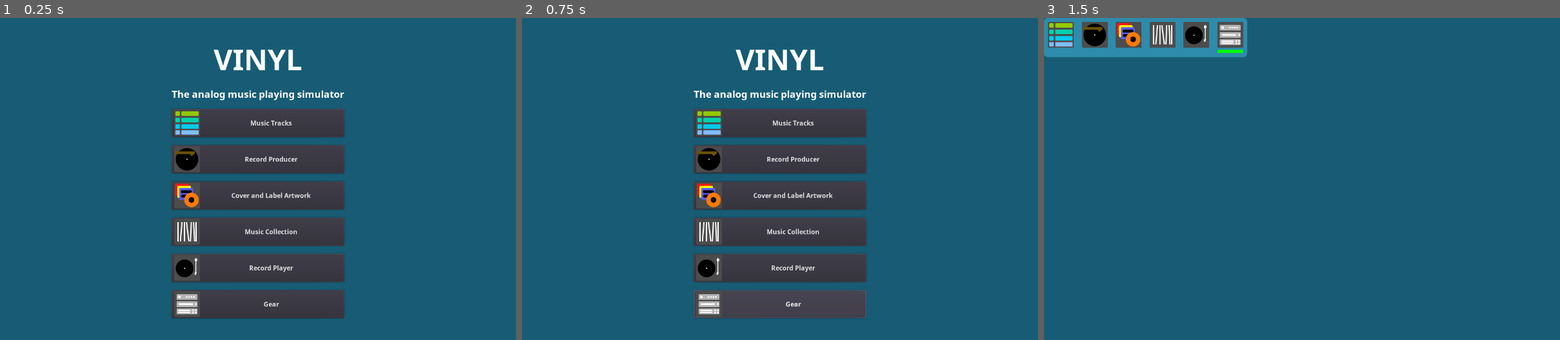
Above: before the commit, frames 1-3 (left to right).
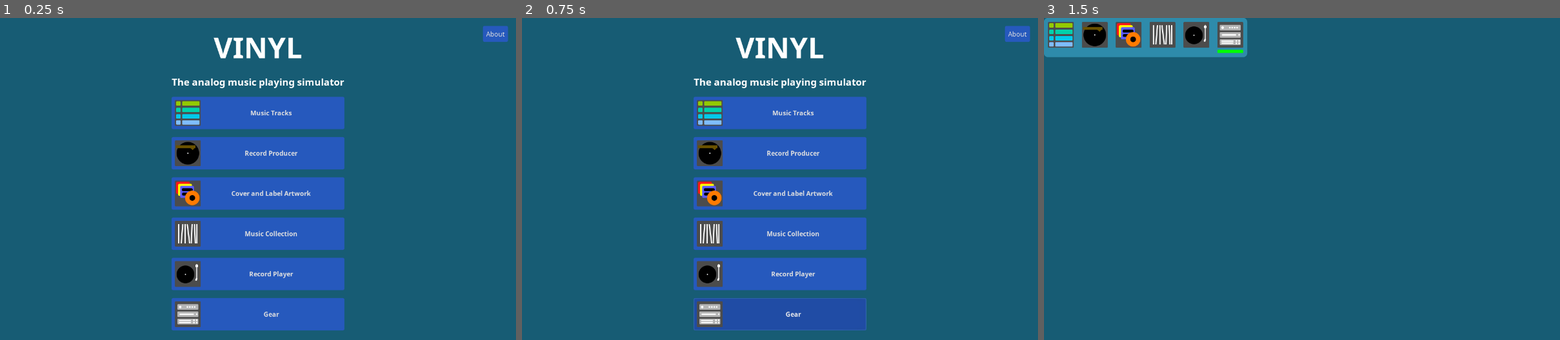
Above: after the commit, the same moments.

Repository: andrew-wilkes/vinyl
Game: Godot game, scene res://scenes/Main.tscn
Same seed, same stepped clock (60 frames per second), same inputs: the game is played once before the commit and once after it.
Inputs (mouse positions are in pixels of both pictures, inside the frame that each line leads up to):
- Up to frame 1 (0.25 s): no input
- Up to frame 2 (0.75 s): click "Gear" at 0.5 s
- Up to frame 3 (1.5 s): click (1229, 34) at 1.25 s

The runs differ from the first frame. In frame 1, 24% of the frame differs, in the area x 33-99%, y 2-97%; in frame 2, 24%; in frame 3, nothing differs.

Commit message:
Add about popup

Diff:
--- a/src/scenes/Main.gd
+++ b/src/scenes/Main.gd
@@ -22,3 +22,7 @@
 
 func _on_Gear_pressed():
 	$c/Fader.fade_out("Gear")
+
+
+func _on_About_pressed():
+	$c2/AboutDialog.popup_centered()
--- a/src/scenes/Main.tscn
+++ b/src/scenes/Main.tscn
@@ -11,6 +11,7 @@
 [ext_resource path="res://assets/player-button.png" type="Texture" id=9]
 [ext_resource path="res://assets/heading1.tres" type="DynamicFont" id=10]
 [ext_resource path="res://scenes/Fader.tscn" type="PackedScene" id=11]
+[ext_resource path="res://assets/UI.theme" type="Theme" id=12]
 
 [sub_resource type="DynamicFont" id=1]
 size = 72
@@ -19,6 +20,7 @@
 [node name="Main" type="Control"]
 anchor_right = 1.0
 anchor_bottom = 1.0
+theme = ExtResource( 12 )
 script = ExtResource( 2 )
 
 [node name="C" type="CenterContainer" parent="."]
@@ -29,9 +31,9 @@
 
 [node name="VB" type="VBoxContainer" parent="C"]
 margin_left = 426.0
-margin_top = 53.0
+margin_top = 23.0
 margin_right = 854.0
-margin_bottom = 746.0
+margin_bottom = 776.0
 custom_constants/separation = 20
 
 [node name="Label" type="Label" parent="C/VB"]
@@ -51,50 +53,152 @@
 [node name="Tracks" type="Button" parent="C/VB"]
 margin_top = 173.0
 margin_right = 428.0
-margin_bottom = 243.0
+margin_bottom = 253.0
 custom_fonts/font = ExtResource( 8 )
 text = "Music Tracks"
 icon = ExtResource( 6 )
 
 [node name="Producer" type="Button" parent="C/VB"]
-margin_top = 263.0
-margin_right = 428.0
-margin_bottom = 333.0
+margin_top = 273.0
+margin_right = 428.0
+margin_bottom = 353.0
 custom_fonts/font = ExtResource( 8 )
 text = "Record Producer"
 icon = ExtResource( 7 )
 
 [node name="Artwork" type="Button" parent="C/VB"]
-margin_top = 353.0
-margin_right = 428.0
-margin_bottom = 423.0
+margin_top = 373.0
+margin_right = 428.0
+margin_bottom = 453.0
 custom_fonts/font = ExtResource( 8 )
 text = "Cover and Label Artwork"
 icon = ExtResource( 3 )
 
 [node name="Collection" type="Button" parent="C/VB"]
-margin_top = 443.0
-margin_right = 428.0
-margin_bottom = 513.0
+margin_top = 473.0
+margin_right = 428.0
+margin_bottom = 553.0
 custom_fonts/font = ExtResource( 8 )
 text = "Music Collection"
 icon = ExtResource( 5 )
 
 [node name="Player" type="Button" parent="C/VB"]
-margin_top = 533.0
-margin_right = 428.0
-margin_bottom = 603.0
+margin_top = 573.0
+margin_right = 428.0
+margin_bottom = 653.0
 custom_fonts/font = ExtResource( 8 )
 text = "Record Player"
 icon = ExtResource( 9 )
 
 [node name="Gear" type="Button" parent="C/VB"]
-margin_top = 623.0
-margin_right = 428.0
-margin_bottom = 693.0
+margin_top = 673.0
+margin_right = 428.0
+margin_bottom = 753.0
 custom_fonts/font = ExtResource( 8 )
 text = "Gear"
 icon = ExtResource( 1 )
+
+[node name="c2" type="CanvasLayer" parent="."]
+
+[node name="M" type="MarginContainer" parent="c2"]
+anchor_right = 1.0
+margin_bottom = 59.0
+size_flags_horizontal = 3
+custom_constants/margin_right = 20
+custom_constants/margin_top = 20
+
+[node name="TopBar" type="HBoxContainer" parent="c2/M"]
+margin_top = 20.0
+margin_right = 1260.0
+margin_bottom = 59.0
+theme = ExtResource( 12 )
+
+[node name="Sp" type="Control" parent="c2/M/TopBar"]
+margin_right = 1194.0
+margin_bottom = 39.0
+size_flags_horizontal = 3
+
+[node name="About" type="Button" parent="c2/M/TopBar"]
+margin_left = 1198.0
+margin_right = 1260.0
+margin_bottom = 39.0
+text = "About"
+
+[node name="AboutDialog" type="AcceptDialog" parent="c2"]
+margin_right = 815.0
+margin_bottom = 524.0
+theme = ExtResource( 12 )
+window_title = "About"
+
+[node name="TabContainer" type="TabContainer" parent="c2/AboutDialog"]
+margin_left = 8.0
+margin_top = 8.0
+margin_right = 807.0
+margin_bottom = 469.0
+
+[node name="Author" type="Label" parent="c2/AboutDialog/TabContainer"]
+anchor_right = 1.0
+anchor_bottom = 1.0
+margin_left = 4.0
+margin_top = 32.0
+margin_right = -4.0
+margin_bottom = -4.0
+text = "This software was created by Andrew Wilkes starting August 2022."
+autowrap = true
+
+[node name="Licences" type="ScrollContainer" parent="c2/AboutDialog/TabContainer"]
+visible = false
+margin_right = 797.0
+margin_bottom = 461.0
+scroll_horizontal_enabled = false
+
+[node name="Text" type="Label" parent="c2/AboutDialog/TabContainer/Licences"]
+margin_right = 797.0
+margin_bottom = 1869.0
+size_flags_horizontal = 3
+size_flags_vertical = 3
+text = "THE SOFTWARE IS PROVIDED \"AS IS\", WITHOUT WARRANTY OF ANY KIND, EXPRESS OR IMPLIED, INCLUDING BUT NOT LIMITED TO THE WARRANTIES OF MERCHANTABILITY, FITNESS FOR A PARTICULAR PURPOSE AND NONINFRINGEMENT. IN NO EVENT SHALL THE AUTHORS OR COPYRIGHT HOLDERS BE LIABLE FOR ANY CLAIM, DAMAGES OR OTHER LIABILITY, WHETHER IN AN ACTION OF CONTRACT, TORT OR OTHERWISE, ARISING FROM, OUT OF OR IN CONNECTION WITH THE SOFTWARE OR THE USE OR OTHER DEALINGS IN THE SOFTWARE.
+
+-----------------------------------------------
+GODOT ENGINE LICENCE
+
+This software uses Godot Engine, available under the following license:
+
+Copyright (c) 2007-2022 Juan Linietsky, Ariel Manzur. Copyright (c) 2014-2022 Godot Engine contributors.
+
+Permission is hereby granted, free of charge, to any person obtaining a copy of this software and associated documentation files (the \"Software\"), to deal in the Software without restriction, including without limitation the rights to use, copy, modify, merge, publish, distribute, sublicense, and/or sell copies of the Software, and to permit persons to whom the Software is furnished to do so, subject to the following conditions:
+
+The above copyright notice and this permission notice shall be included in all copies or substantial portions of the Software.
+
+THE SOFTWARE IS PROVIDED \"AS IS\", WITHOUT WARRANTY OF ANY KIND, EXPRESS OR IMPLIED, INCLUDING BUT NOT LIMITED TO THE WARRANTIES OF MERCHANTABILITY, FITNESS FOR A PARTICULAR PURPOSE AND NONINFRINGEMENT. IN NO EVENT SHALL THE AUTHORS OR COPYRIGHT HOLDERS BE LIABLE FOR ANY CLAIM, DAMAGES OR OTHER LIABILITY, WHETHER IN AN ACTION OF CONTRACT, TORT OR OTHERWISE, ARISING FROM, OUT OF OR IN CONNECTION WITH THE SOFTWARE OR THE USE OR OTHER DEALINGS IN THE SOFTWARE.
+
+-----------------------------------------------
+Portions of this software are copyright © 1996-2022 The FreeType Project (www.freetype.org). All rights reserved.
+
+-----------------------------------------------
+ENet Licence
+
+Copyright (c) 2002-2020 Lee Salzman
+
+Permission is hereby granted, free of charge, to any person obtaining a copy of this software and associated documentation files (the \"Software\"), to deal in the Software without restriction, including without limitation the rights to use, copy, modify, merge, publish, distribute, sublicense, and/or sell copies of the Software, and to permit persons to whom the Software is furnished to do so, subject to the following conditions:
+
+The above copyright notice and this permission notice shall be included in all copies or substantial portions of the Software.
+
+THE SOFTWARE IS PROVIDED \"AS IS\", WITHOUT WARRANTY OF ANY KIND, EXPRESS OR IMPLIED, INCLUDING BUT NOT LIMITED TO THE WARRANTIES OF MERCHANTABILITY, FITNESS FOR A PARTICULAR PURPOSE AND NONINFRINGEMENT. IN NO EVENT SHALL THE AUTHORS OR COPYRIGHT HOLDERS BE LIABLE FOR ANY CLAIM, DAMAGES OR OTHER LIABILITY, WHETHER IN AN ACTION OF CONTRACT, TORT OR OTHERWISE, ARISING FROM, OUT OF OR IN CONNECTION WITH THE SOFTWARE OR THE USE OR OTHER DEALINGS IN THE SOFTWARE.
+
+-----------------------------------------------
+mbed TLS Licence
+
+Copyright The Mbed TLS Contributors
+
+Licensed under the Apache License, Version 2.0 (the \"License\"); you may not use this file except in compliance with the License. You may obtain a copy of the License at
+
+http://www.apache.org/licenses/LICENSE-2.0
+
+Unless required by applicable law or agreed to in writing, software distributed under the License is distributed on an \"AS IS\" BASIS, WITHOUT WARRANTIES OR CONDITIONS OF ANY KIND, either express or implied. See the License for the specific language governing permissions and limitations under the License.
+
+"
+autowrap = true
 
 [node name="c" type="CanvasLayer" parent="."]
 visible = false
@@ -109,3 +213,4 @@
 [connection signal="pressed" from="C/VB/Collection" to="." method="_on_Collection_pressed"]
 [connection signal="pressed" from="C/VB/Player" to="." method="_on_Player_pressed"]
 [connection signal="pressed" from="C/VB/Gear" to="." method="_on_Gear_pressed"]
+[connection signal="pressed" from="c2/M/TopBar/About" to="." method="_on_About_pressed"]
--- a/src/scenes/Navigation.tscn
+++ b/src/scenes/Navigation.tscn
@@ -32,6 +32,7 @@
 [node name="Tracks" type="TextureButton" parent="HBox/VBox"]
 margin_right = 64.0
 margin_bottom = 64.0
+hint_tooltip = "Music tracks"
 texture_normal = ExtResource( 2 )
 
 [node name="Bar" type="TextureRect" parent="HBox/VBox"]
@@ -49,6 +50,7 @@
 [node name="Production" type="TextureButton" parent="HBox/VBox2"]
 margin_right = 64.0
 margin_bottom = 64.0
+hint_tooltip = "Record producer"
 texture_normal = ExtResource( 3 )
 
 [node name="Bar" type="TextureRect" parent="HBox/VBox2"]
@@ -66,6 +68,7 @@
 [node name="Artwork" type="TextureButton" parent="HBox/VBox3"]
 margin_right = 64.0
 margin_bottom = 64.0
+hint_tooltip = "Album cover and label tools"
 texture_normal = ExtResource( 6 )
 
 [node name="Bar" type="TextureRect" parent="HBox/VBox3"]
@@ -83,6 +86,7 @@
 [node name="Collection" type="TextureButton" parent="HBox/VBox4"]
 margin_right = 64.0
 margin_bottom = 64.0
+hint_tooltip = "Music collection"
 texture_normal = ExtResource( 7 )
 
 [node name="Bar" type="TextureRect" parent="HBox/VBox4"]
@@ -100,6 +104,7 @@
 [node name="Player" type="TextureButton" parent="HBox/VBox5"]
 margin_right = 64.0
 margin_bottom = 64.0
+hint_tooltip = "Record player"
 texture_normal = ExtResource( 8 )
 
 [node name="Bar" type="TextureRect" parent="HBox/VBox5"]
@@ -117,6 +122,7 @@
 [node name="Gear" type="TextureButton" parent="HBox/VBox6"]
 margin_right = 64.0
 margin_bottom = 64.0
+hint_tooltip = "Gear"
 texture_normal = ExtResource( 5 )
 
 [node name="Bar" type="TextureRect" parent="HBox/VBox6"]
Not shown: 1 places in src/scenes/Main.tscn that only renumber resources
